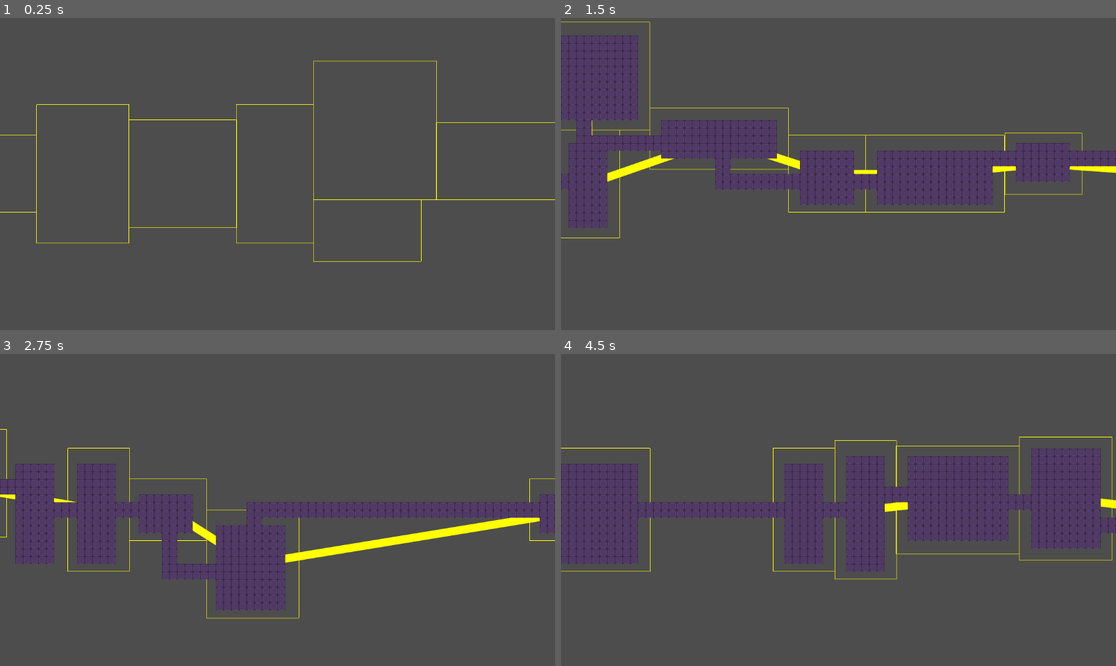
Above: before the commit, frames 1-4 (two rows, left to right).
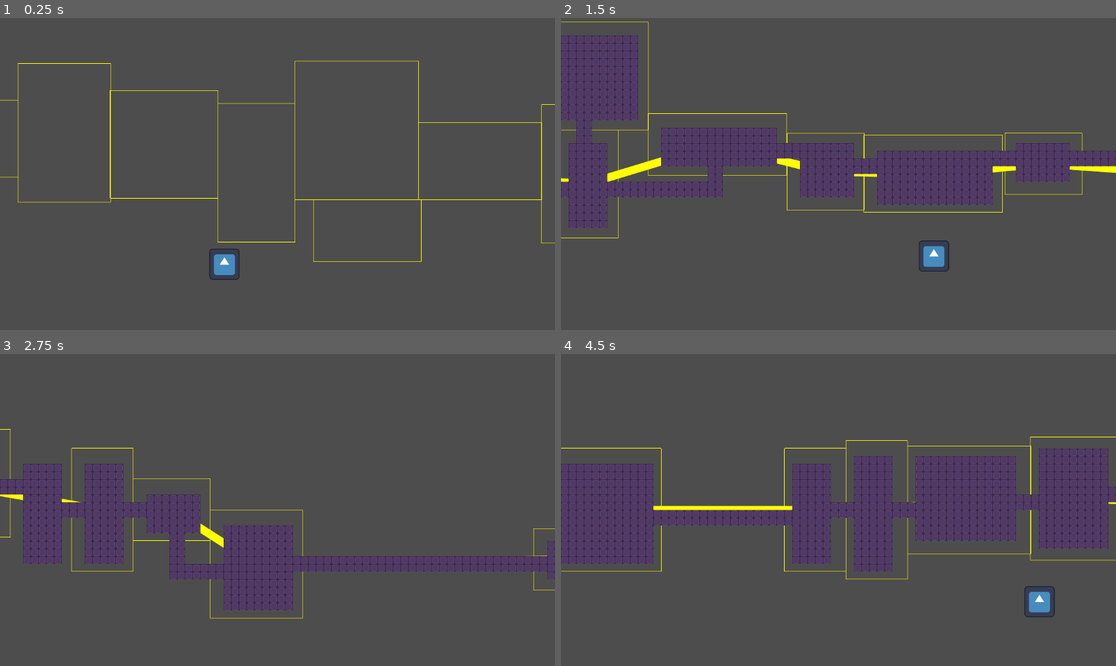
Above: after the commit, the same moments.

Repository: Kerbx/drum-knights
Game: Godot game, scene res://Scenes/main.tscn
Two runs of this game, one before a commit and one after it. Both use one fixed random seed, a clock stepped at 60 frames per second and the inputs below. The engine's default icon, where the game draws it, is replaced by a stand-in: a white triangle on a blue panel in a dark square.
Inputs:
- Up to frame 1 (0.25 s): no input
- Up to frame 2 (1.5 s): hold D (move_right) 0.53-1.28 s; hold R (goida) 0.53-1.28 s; tap Space (ui_select) at 0.77 s; hold S (move_down) from 1.28 s (still down); tap R (goida) at 1.35 s
- Up to frame 3 (2.75 s): tap Space (ui_select) at 1.52 s; release S (move_down) at 2.03 s; hold D (move_right) from 2.03 s (still down); hold R (goida) from 2.03 s (still down)
- Up to frame 4 (4.5 s): release D (move_right) at 2.78 s; release R (goida) at 2.78 s; hold W (move_up) 2.78-3.53 s; tap R (goida) at 2.85, 4.35 s; tap Space (ui_select) at 3.02, 3.77 s; hold R (goida) 3.53-4.28 s; hold Left (move_left) from 3.53 s (still down)

The runs differ from the first frame. In frame 1, 1.8% of the frame differs, in the area x 0-100%, y 13-84%; in frame 2, 3.3%; in frame 3, 5.3%, in the area x 0-100%, y 24-85%; in frame 4, 3.7%.
Error in both runs: Invalid call. Nonexistent function 'get_closest_point' in base 'Nil'. (res://Scripts/Main.gd:124)

Commit message:
Создана полноценная основа для персонажа

Diff:
--- a/Scenes/main.tscn
+++ b/Scenes/main.tscn
@@ -1,7 +1,8 @@
-[gd_scene load_steps=5 format=3 uid="uid://bcb5wm8djdh4n"]
+[gd_scene load_steps=6 format=3 uid="uid://bcb5wm8djdh4n"]
 
 [ext_resource type="Script" path="res://Scripts/Main.gd" id="1_mufpa"]
 [ext_resource type="Texture2D" uid="uid://0kxknsmaet0a" path="res://Resources/Full.png" id="2_bdy4u"]
+[ext_resource type="PackedScene" uid="uid://dd1lx40qsrv83" path="res://Scenes/player.tscn" id="3_mvhfs"]
 
 [sub_resource type="TileSetAtlasSource" id="TileSetAtlasSource_wmhtg"]
 texture = ExtResource("2_bdy4u")
@@ -180,3 +181,8 @@
 format = 2
 layer_0/name = "floor"
 layer_0/tile_data = PackedInt32Array(786457, 655360, 8, 720921, 655360, 3, 655385, 655360, 3, 589849, 655360, 6, 524313 …(16009 unchanged characters)…
+
+[node name="Player" parent="." instance=ExtResource("3_mvhfs")]
+position = Vector2(-87, 73)
+MAX_SPEED = 500
+ACCELERATION = 2500
--- a/Scenes/player.tscn
+++ b/Scenes/player.tscn
@@ -1,11 +1,18 @@
-[gd_scene load_steps=2 format=3 uid="uid://dd1lx40qsrv83"]
+[gd_scene load_steps=4 format=3 uid="uid://dd1lx40qsrv83"]
 
-[sub_resource type="CircleShape2D" id="CircleShape2D_ghi7o"]
-radius = 38.71
+[ext_resource type="Texture2D" uid="uid://b81xj67jw6lo6" path="res://Resources/icon.svg" id="1_mq6c7"]
+[ext_resource type="Script" path="res://Scripts/player.gd" id="1_sw8ds"]
 
-[node name="Player" type="Node2D"]
+[sub_resource type="CircleShape2D" id="CircleShape2D_an1w3"]
+radius = 44.0
 
-[node name="CharacterBody2D" type="CharacterBody2D" parent="."]
+[node name="Player" type="CharacterBody2D"]
+script = ExtResource("1_sw8ds")
 
-[node name="CollisionShape2D" type="CollisionShape2D" parent="CharacterBody2D"]
-shape = SubResource("CircleShape2D_ghi7o")
+[node name="CollisionShape2D" type="CollisionShape2D" parent="."]
+shape = SubResource("CircleShape2D_an1w3")
+
+[node name="Sprite2D" type="Sprite2D" parent="."]
+position = Vector2(0, 1.19209e-07)
+scale = Vector2(0.492188, 0.507813)
+texture = ExtResource("1_mq6c7")
--- /dev/null
+++ b/Scripts/player.gd
@@ -0,0 +1,40 @@
+extends CharacterBody2D
+
+@export var MAX_SPEED = 300
+@export var ACCELERATION = 1500
+@export var FRICTION = 1200
+
+@onready var axis = Vector2.ZERO
+
+
+
+
+func _physics_process(delta):
+	move(delta)
+
+
+
+func get_input_axis():
+	axis.x = int(Input.is_action_pressed("move_right")) - int(Input.is_action_pressed("move_left"))
+	axis.y = int(Input.is_action_pressed("move_down")) - int(Input.is_action_pressed("move_up"))
+	return axis.normalized()
+
+func move(delta):
+	axis = get_input_axis()
+
+	if axis == Vector2.ZERO:
+		apply_friction(FRICTION * delta)
+	else:
+		apply_movement(axis * ACCELERATION * delta)
+
+	move_and_slide()
+
+func apply_friction(amount):
+	if velocity.length() > amount:
+		velocity -= velocity.normalized() * amount
+	else:
+		velocity = Vector2.ZERO
+
+func apply_movement(accel):
+	velocity += accel
+	velocity = velocity.limit_length(MAX_SPEED)
